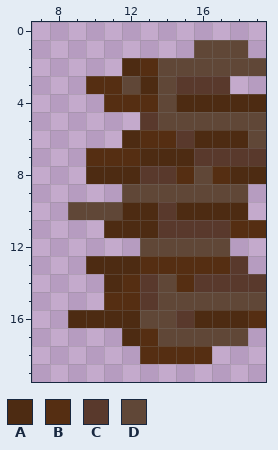
A pixel-art sprite gets an edit: src/assets/block/wood/red/right/wood_red_right_2.png. The picture above is the old version.
The file is 20x20 pixels. Shown: x 7..19, y 0..19.
Palette (. is transparent): A #4d2b12  B #552e12  C #59392c  D #604737
After the commit:
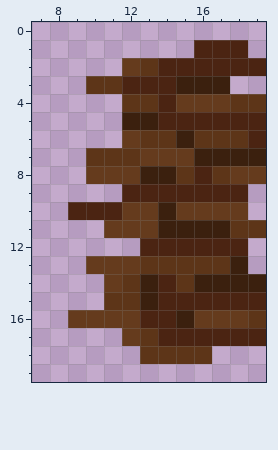
Author's note on the commit: all new darker woods
Changes in this commit:
@@ palette @@
-A #4d2b12
+A #653b1d
-B #552e12
+B #5d3518
-C #59392c
+C #3b200e
-D #604737
+D #4b2412
@@ x 7..19 @@
  2 .....ABDDDDDD
- 3 ...BBDADCCC..
- 4 ....BBBDAAAAA
- 5 ......CDDDDDD
- 6 .....ABBCAAAD
+ 3 ...BBDDDCCC..
+ 4 .....BBDAAABB
+ 5 .....CCDDDDDD
+ 6 .....ABBCBBBD
  7 ...BBBAAACCCC
@@ x 16..19 @@
 11 CCBB
-12 DD..
+12 DDD.
 13 BBC.
@@ x 17..19 @@
 16 AAB
-17 DD.
+17 DDD
 18 ...
Boxes around the changes in both pictures, in picture pixels (x1, y1, x2, y2):
changed: (68, 40, 266, 364)
